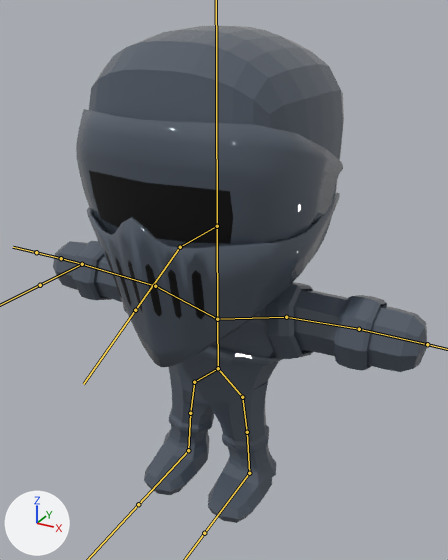
A saved change to the FBX model Assets/FBX/Player/KnightDungeonCrawler.fbx.
Both versions are drawn from a 50 mm lens placed at (0.802, -1.421, 1.426), pointed at (0.05, -0.052, 0.741). Arrows for +X, +Y and +Z are at lower left; the lights stay in place. The bones that bend it are drawn over the model as lines.

In view in the first picture: 'Armor', 'Body'.
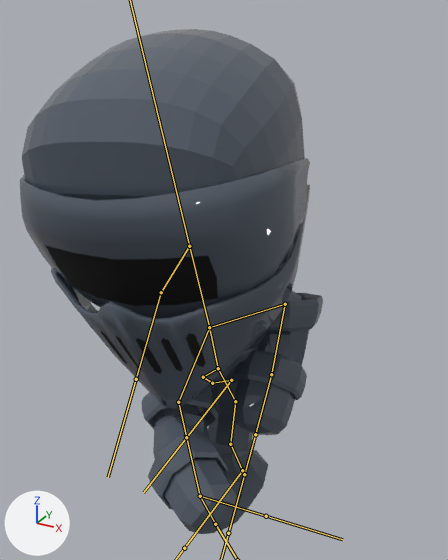
The newer file adds an action. The first version stands in its rest pose; the second is drawn at frame 20 of the action 'Destroy'.

Location of each change, [x1, y1, x2, y2] in pixels of the pictures (448 x 560 px):
'Armor', posed (19% narrower, 11% taller): before [53, 26, 427, 481]; after [20, 29, 323, 534]
'Body', posed: before [144, 430, 272, 523]; after [154, 290, 303, 531]
bone 'Bone', root to tip: before (218, 368) to (217, 319); after (218, 368) to (209, 327)
bone 'Bone.001', root to tip: before (217, 319) to (217, 226); after (209, 327) to (189, 246)
bone 'Bone.005.L', root to tip: before (217, 319) to (286, 317); after (209, 327) to (285, 304)
bone 'Bone.006.L', root to tip: before (286, 317) to (359, 329); after (285, 304) to (271, 374)
bone 'Bone.007.L', root to tip: before (359, 329) to (427, 344); after (271, 374) to (255, 434)
bone 'Bone.005.R', root to tip: before (217, 319) to (155, 286); after (209, 327) to (178, 402)
bone 'Bone.006.R', root to tip: before (155, 286) to (82, 264); after (178, 402) to (200, 496)
bone 'Bone.007.R', root to tip: before (82, 264) to (61, 258); after (200, 496) to (215, 524)
bone 'Bone.009.L', root to tip: before (218, 368) to (242, 397); after (218, 368) to (235, 401)
bone 'Bone.010.L', root to tip: before (242, 397) to (247, 432); after (235, 401) to (230, 444)
bone 'Bone.011.L', root to tip: before (247, 432) to (249, 473); after (230, 444) to (242, 470)
bone 'Bone.009.R', root to tip: before (218, 368) to (194, 382); after (218, 368) to (203, 377)
bone 'Bone.010.R', root to tip: before (194, 382) to (190, 413); after (203, 377) to (212, 383)
bone 'Bone.011.R', root to tip: before (190, 413) to (188, 450); after (212, 383) to (231, 380)

The change in detail:
Bone 'Bone' (bone_bone) turns from (0, 0, 0) to (34, 60, 30) degrees about its own x, y and z.
Bone 'Bone.001' (bone_bone_001) turns from (0, 0, 0) to (-2, -55, 3) degrees about its own x, y and z.
Bone 'Bone.005.L' (bone_bone_005_l) turns from (0, 0, 0) to (32, -5, -4) degrees about its own x, y and z.
Bone 'Bone.005.L' (bone_bone_005_l) is rescaled from (1.0, 1.0, 1.0) to (1.01, 1.01, 1.0).
Bone 'Bone.006.L' (bone_bone_006_l) turns from (0, 0, 0) to (33, 5, -110) degrees about its own x, y and z.
Bone 'Bone.007.L' (bone_bone_007_l) turns from (0, 0, 0) to (29, -34, -24) degrees about its own x, y and z.
Bone 'Bone.005.R' (bone_bone_005_r) turns from (0, 0, 0) to (16, -21, 47) degrees about its own x, y and z.
Bone 'Bone.005.R' (bone_bone_005_r) is rescaled from (1.0, 1.0, 1.0) to (1.01, 1.01, 1.0).
Bone 'Bone.006.R' (bone_bone_006_r) turns from (0, 0, 0) to (123, 36, 91) degrees about its own x, y and z.
Bone 'Bone.007.R' (bone_bone_007_r) turns from (0, 0, 0) to (0, 0, 15) degrees about its own x, y and z.
Bone 'Bone.009.L' (bone_bone_009_l) turns from (0, 0, 0) to (3, -7, -22) degrees about its own x, y and z.
Bone 'Bone.010.L' (bone_bone_010_l) turns from (0, 0, 0) to (2, -1, -9) degrees about its own x, y and z.
Bone 'Bone.011.L' (bone_bone_011_l) turns from (0, 0, 0) to (-8, 8, 53) degrees about its own x, y and z.
Bone 'Bone.009.R' (bone_bone_009_r) turns from (0, 0, 0) to (-3, 18, -21) degrees about its own x, y and z.
Bone 'Bone.010.R' (bone_bone_010_r) turns from (0, 0, 0) to (22, 1, -39) degrees about its own x, y and z.
Bone 'Bone.011.R' (bone_bone_011_r) turns from (0, 0, 0) to (4, -1, -17) degrees about its own x, y and z.
